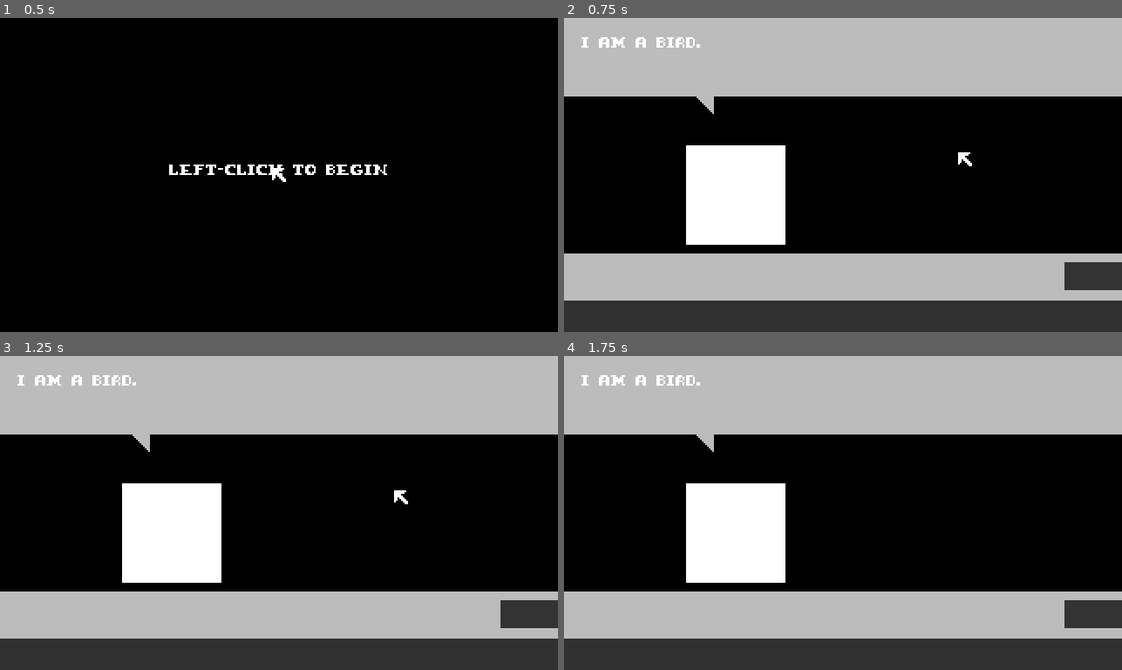
Above: before the commit, frames 1-4 (two rows, left to right).
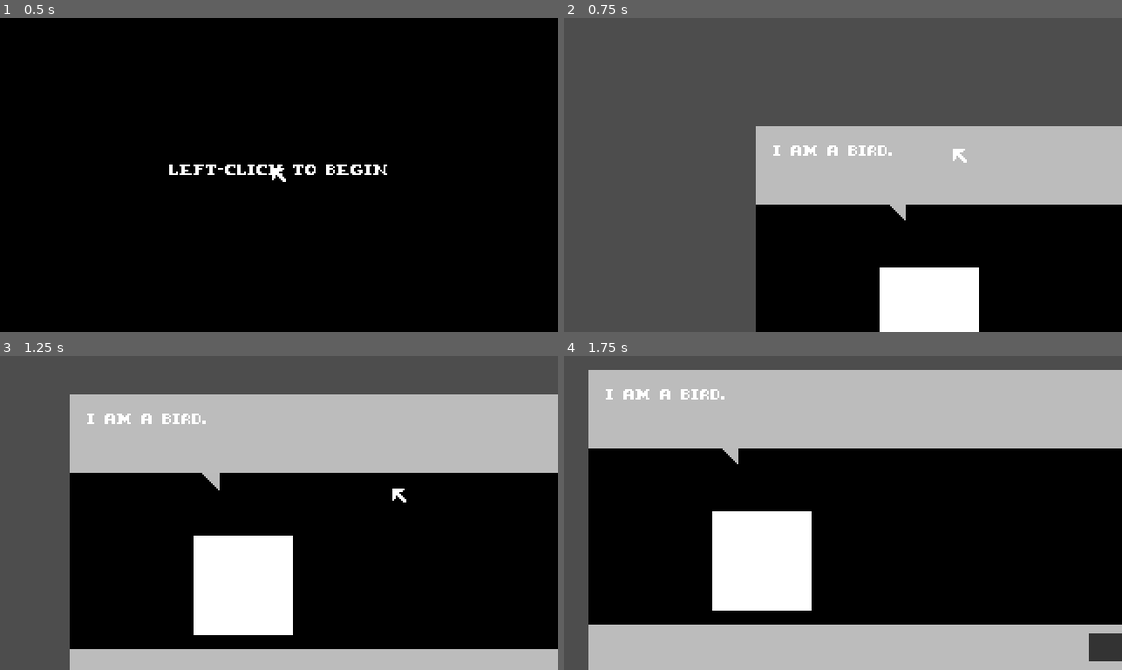
Above: after the commit, the same moments.

Repository: SophieM701/BirdGame
Game: Godot game, scene res://scenes/Stages/sta_menu.tscn
Two runs of this game, one before a commit and one after it. Both use one fixed random seed, a clock stepped at 60 frames per second and the inputs below.
Inputs (mouse positions are in pixels of both pictures, inside the frame that each line leads up to):
- Up to frame 1 (0.5 s): no input
- Up to frame 2 (0.75 s): tap Enter at 0.5 s; move the mouse to (965, 159) at 0.52 s; press the mouse at (965, 159) at 0.53 s
- Up to frame 3 (1.25 s): no input
- Up to frame 4 (1.75 s): move the mouse to (731, 528) at 1.27 s; release the mouse at (731, 528) at 1.28 s; click (731, 528) at 1.35 s

Frame 1 is identical in both runs. In frame 2, 90% of the frame differs, in the area x 0-100%, y 0-100%; in frame 3, 63%; in frame 4, 37%.
Error after the commit: Parse Error: Expected indented block after "if" block. (res://scenes/Stages/Camera.gd:16)

Commit message:
Camera Follows Cursor
Known bug: Camera does not immediately center on stage.

Diff:
--- a/scenes/Objects/Cursor/Cursor.gd
+++ b/scenes/Objects/Cursor/Cursor.gd
@@ -10,10 +10,10 @@
 func _process(delta):
 
 	# Hide mouse
-	Input.set_mouse_mode(Input.MOUSE_MODE_HIDDEN)
+	#Input.set_mouse_mode(Input.MOUSE_MODE_HIDDEN)
 
 	# Follow invisible cursor
-	position.x = get_viewport().get_mouse_position().x
-	position.y = get_viewport().get_mouse_position().y
+	position.x = get_global_mouse_position().x
+	position.y = get_global_mouse_position().y
 
 	pass
--- /dev/null
+++ b/scenes/Stages/Camera.gd
@@ -0,0 +1,17 @@
+extends Camera2D
+
+var wait = 30
+var topside = true
+
+# Called when the node enters the scene tree for the first time.
+func _ready():
+	pass
+
+
+# Called every frame. 'delta' is the elapsed time since the previous frame.
+func _process(delta):
+
+	# Activate limit smoothing after two frames
+	wait -= 1
+	if wait <= 0:
+		#limit_smoothed = true
--- a/scenes/Stages/sta_bar.tscn
+++ b/scenes/Stages/sta_bar.tscn
@@ -1,7 +1,8 @@
-[gd_scene load_steps=4 format=3 uid="uid://dxsbsx4i04i3m"]
+[gd_scene load_steps=5 format=3 uid="uid://dxsbsx4i04i3m"]
 
 [ext_resource type="FontFile" uid="uid://cioc26ifxaesr" path="res://Assets/Fonts/yummy nickels.ttf" id="1_nu84g"]
 [ext_resource type="PackedScene" uid="uid://vucuskvn41mq" path="res://scenes/Objects/Cursor/obj_cursor.tscn" id="2_2khhq"]
+[ext_resource type="Script" path="res://scenes/Stages/Camera.gd" id="3_h0wtw"]
 
 [sub_resource type="LabelSettings" id="LabelSettings_6rgl8"]
 font = ExtResource("1_nu84g")
@@ -10,14 +11,14 @@
 [node name="sta_bar" type="Node2D"]
 
 [node name="Backdrop" type="ColorRect" parent="."]
-offset_right = 320.0
-offset_bottom = 277.0
+offset_right = 360.0
+offset_bottom = 320.0
 color = Color(0, 0, 0, 1)
 
 [node name="CounterTop" type="ColorRect" parent="."]
-offset_top = 135.0
-offset_right = 351.0
-offset_bottom = 162.0
+offset_top = 146.0
+offset_right = 360.0
+offset_bottom = 173.0
 color = Color(0.737255, 0.737255, 0.737255, 1)
 
 [node name="Sink" type="ColorRect" parent="CounterTop"]
@@ -29,13 +30,13 @@
 color = Color(0.2, 0.2, 0.2, 1)
 
 [node name="Patron" type="ColorRect" parent="."]
-offset_left = 70.0
-offset_top = 73.0
-offset_right = 127.0
-offset_bottom = 130.0
+offset_left = 71.0
+offset_top = 81.0
+offset_right = 128.0
+offset_bottom = 138.0
 
 [node name="DialogueBox" type="ColorRect" parent="."]
-offset_right = 320.0
+offset_right = 360.0
 offset_bottom = 45.0
 color = Color(0.737255, 0.737255, 0.737255, 1)
 
@@ -55,9 +56,26 @@
 polygon = PackedVector2Array(0, 0, 86, 39.2857, 86, 0)
 
 [node name="UnderCounter" type="ColorRect" parent="."]
-offset_top = 162.0
-offset_right = 351.0
-offset_bottom = 277.0
+offset_top = 173.0
+offset_right = 360.0
+offset_bottom = 320.0
 color = Color(0.188235, 0.188235, 0.188235, 1)
 
 [node name="Cursor" parent="." instance=ExtResource("2_2khhq")]
+
+[node name="Camera" type="Camera2D" parent="Cursor"]
+position = Vector2(5, -5)
+limit_left = 0
+limit_top = 0
+limit_right = 360
+limit_bottom = 200
+limit_smoothed = true
+position_smoothing_enabled = true
+position_smoothing_speed = 2.0
+drag_horizontal_enabled = true
+drag_vertical_enabled = true
+drag_left_margin = 0.6
+drag_top_margin = 0.1
+drag_right_margin = 0.6
+drag_bottom_margin = 0.8
+script = ExtResource("3_h0wtw")
